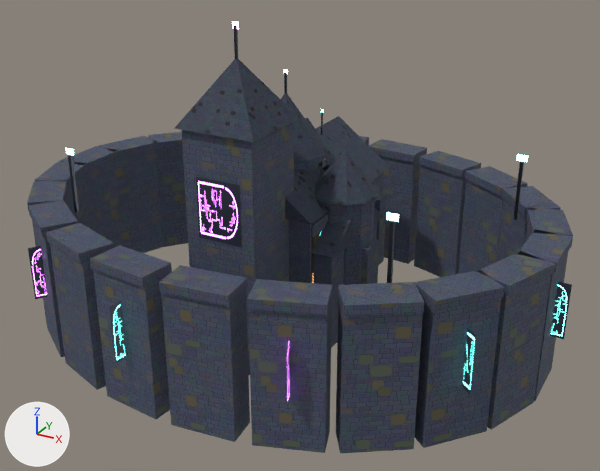
What one commit did to the glTF model images/3d/nexarch-kit.glb.
Before and after are seen from a 50 mm lens placed at (60.2, -105.2, 61.5), pointed at (3.7, -2.5, 10.1). Every picture has the same lights, and +X, +Y and +Z are marked at lower left. The picture after the commit comes second.

Objects in the first picture: 'arena', 'cathedral', 'foundry', 'gate', 'house_jetty', 'house_med', 'house_tall', 'tower_round', 'wall_seg'.
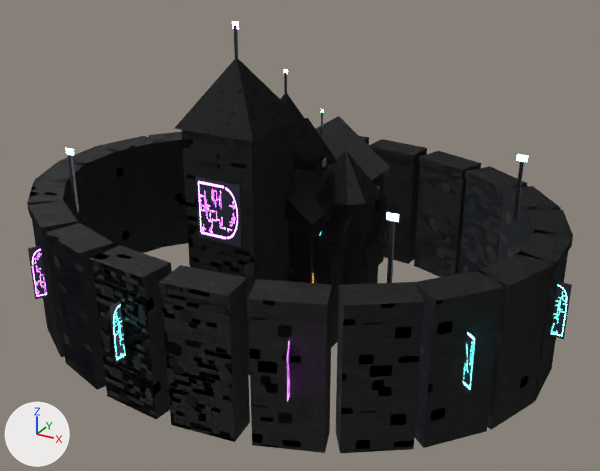
Changed parts and their boxes (x1, y1, x2, y2) in the pictures (600 x 471 px):
'arena', surface changed (blue to black): (27, 131, 573, 453) in both
'cathedral', surface changed (blue to black): (174, 56, 390, 375) in both
'gate', surface changed (blue to black): (315, 150, 381, 285) in both
'foundry', surface changed (darker): (311, 157, 384, 348) in both
'tower_round', surface changed (blue to black): (281, 91, 327, 171) in both
'house_tall', surface changed (darker): (294, 117, 336, 193) in both
'wall_seg', surface changed (darker): (361, 239, 379, 284) in both
'house_jetty', surface changed (darker): (311, 214, 328, 274) in both
'house_med', surface changed: (321, 165, 332, 175) in both

Patch to the scene script:
```diff
--- a/images/3d/nexarch-kit.glb.py
+++ b/images/3d/nexarch-kit.glb.py
@@ img_stone @@
-img_stone = load_image('stone', '_unpacked/stone', 512, 512, 'sRGB')
+img_stone = load_image('stone', '_unpacked/stone', 1024, 1024, 'Non-Color')
@@ img_roof @@
-img_roof = load_image('roof', '_unpacked/roof', 512, 512, 'sRGB')
+img_roof = load_image('roof', '_unpacked/roof', 1024, 1024, 'Non-Color')
@@ mat_m_stone @@
 n0 = _N.new('ShaderNodeBsdfPrincipled'); n0.name = 'Principled BSDF'
 n2.image = img_stone
+n3 = _N.new('ShaderNodeNormalMap'); n3.name = 'Normal Map'
+n3.uv_map = 'UVMap'
+n4 = _N.new('ShaderNodeTexImage'); n4.name = 'Image Texture.001'
+n4.image = img_stone
 _L.new(n0.outputs[0], n1.inputs[0])  # 'BSDF' to 'Surface'
 _L.new(n2.outputs[0], n0.inputs[0])  # 'Color' to 'Base Color'
+_L.new(n3.outputs[0], n0.inputs[5])  # 'Normal' to 'Normal'
+_L.new(n4.outputs[0], n3.inputs[1])  # 'Color' to 'Color'
@@ mat_m_roof @@
 n0 = _N.new('ShaderNodeBsdfPrincipled'); n0.name = 'Principled BSDF'
 n2.image = img_roof
+n3 = _N.new('ShaderNodeNormalMap'); n3.name = 'Normal Map'
+n3.uv_map = 'UVMap'
+n4 = _N.new('ShaderNodeTexImage'); n4.name = 'Image Texture.001'
+n4.image = img_roof
 _L.new(n0.outputs[0], n1.inputs[0])  # 'BSDF' to 'Surface'
 _L.new(n2.outputs[0], n0.inputs[0])  # 'Color' to 'Base Color'
+_L.new(n3.outputs[0], n0.inputs[5])  # 'Normal' to 'Normal'
+_L.new(n4.outputs[0], n3.inputs[1])  # 'Color' to 'Color'
```
